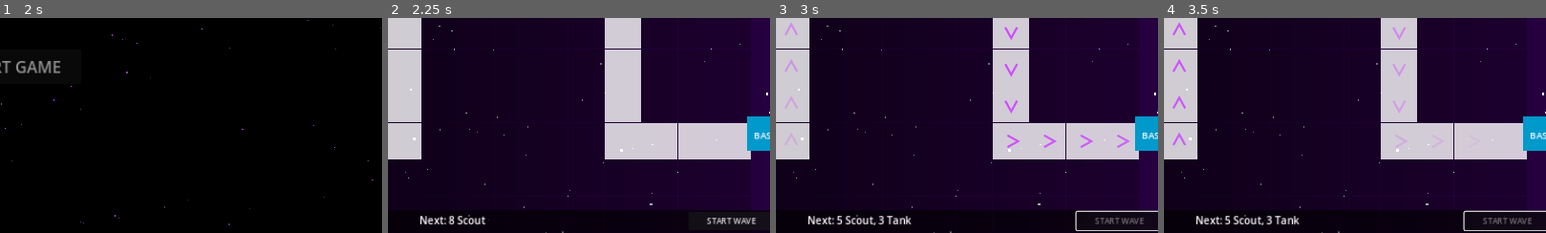
Above: before the commit, frames 1-4 (left to right).
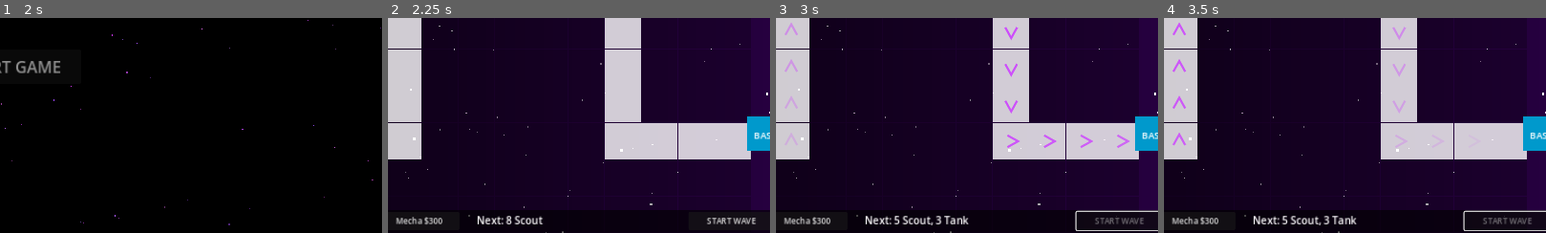
Above: after the commit, the same moments.

Repository: brew354/void_TD
Game: Godot game, scene res://Scenes/MenuScene.tscn
The game is run twice, just before and just after one commit, with the same random seed, the same clock (stepped at 60 frames per second) and the same inputs.
Inputs (mouse positions are % of the whole screen's width and height, from its top left):
- Up to frame 1 (2 s): tap Enter at 0.5 s; move the mouse to (72, 45) at 0.52 s; tap 4 at 0.6, 1.35 s; click (72, 45) at 0.67 s; tap Space at 0.77, 1.52 s; move the mouse to (30, 55) at 1.27 s; click (30, 55) at 1.42 s
- Up to frame 2 (2.25 s): click "START GAME" at 2 s
- Up to frame 3 (3 s): click "START WAVE" at 2.75 s
- Up to frame 4 (3.5 s): no input
The pictures show only the part of the screen within x 48-98%, y 50-100%; the shares and areas given below are measured in that part.

Frame 1 is identical in both runs. In frame 2, 1.0% of the frame differs, in the area x 2-41%, y 92-97%; in frame 3, 1.3%, in the area x 2-51%, y 92-97%; in frame 4, 1.3%.
Error after the commit: Invalid access of index '3' on a base object of type: 'Array'. (res://HUD/HUDNode.gd:243)

Commit message:
Add Mecha Soldier tower type
Stats: $300, 150 dmg, 220 range, 1.0s fire rate, 45 splash radius —
highest DPS of all towers with AoE, the most powerful and expensive option.

- Deep red color (1.0, 0.15, 0.0) to distinguish visually
- HUD: 4th button at x=630; next-wave label shifted to x=800 to fit
- Key 4 selects Mecha Soldier
- Fire sound: heavy noise burst + downward sweep (400→80 Hz)
- Upgrade costs: L2=$150, L3=$300
- 8 new validate tests (118 total, all passing)

Co-Authored-By: Claude Sonnet 4.6 <noreply@anthropic.com>

Diff:
--- a/Void_TD/HUD/HUDNode.gd
+++ b/Void_TD/HUD/HUDNode.gd
@@ -76,9 +76,10 @@
 
 	# Bottom: Tower buttons
 	var tower_defs = [
-		[TowerDefinition.TowerType.LASER,   "Laser $50",    Vector2(180, 713)],
-		[TowerDefinition.TowerType.CANNON,  "Cannon $100",  Vector2(330, 713)],
-		[TowerDefinition.TowerType.MISSILE, "Missile $150", Vector2(480, 713)],
+		[TowerDefinition.TowerType.LASER,         "Laser $50",    Vector2(180, 713)],
+		[TowerDefinition.TowerType.CANNON,        "Cannon $100",  Vector2(330, 713)],
+		[TowerDefinition.TowerType.MISSILE,       "Missile $150", Vector2(480, 713)],
+		[TowerDefinition.TowerType.MECHA_SOLDIER, "Mecha $300",   Vector2(630, 713)],
 	]
 	for td in tower_defs:
 		var btn = _make_button(td[1], td[2], Vector2(140, 28))
@@ -91,7 +92,7 @@
 		_tower_btns.append(btn)
 
 	# Bottom: Next wave preview
-	_next_wave_label = _make_label("", Vector2(700, 715))
+	_next_wave_label = _make_label("", Vector2(800, 715))
 	add_child(_next_wave_label)
 
 	# Bottom: Start Wave button
--- a/Void_TD/Models/TowerDefinition.gd
+++ b/Void_TD/Models/TowerDefinition.gd
@@ -1,7 +1,7 @@
 ## TowerDefinition.gd — Tower types and stats
 class_name TowerDefinition
 
-enum TowerType { LASER, CANNON, MISSILE }
+enum TowerType { LASER, CANNON, MISSILE, MECHA_SOLDIER }
 
 # Returns a dict with: cost, damage, range, fire_rate (seconds), splash_radius, projectile_speed
 static func stats(type: TowerType) -> Dictionary:
@@ -15,6 +15,9 @@
 		TowerType.MISSILE:
 			return { "cost": 150, "damage": 80, "range": 300.0, "fire_rate": 2.0,
 					 "splash_radius": 0.0, "projectile_speed": 350.0, "label": "Missile" }
+		TowerType.MECHA_SOLDIER:
+			return { "cost": 300, "damage": 150, "range": 220.0, "fire_rate": 1.0,
+					 "splash_radius": 45.0, "projectile_speed": 500.0, "label": "Mecha" }
 	return {}
 
 static func upgrade_cost(type: TowerType, to_level: int) -> int:
--- a/Void_TD/Nodes/TowerNode.gd
+++ b/Void_TD/Nodes/TowerNode.gd
@@ -48,9 +48,10 @@
 
 	# Body: colored square
 	var colors = {
-		TowerDefinition.TowerType.LASER:   Color(0.2, 0.6, 1.0),
-		TowerDefinition.TowerType.CANNON:  Color(0.9, 0.5, 0.1),
-		TowerDefinition.TowerType.MISSILE: Color(0.8, 0.2, 0.8),
+		TowerDefinition.TowerType.LASER:         Color(0.2, 0.6, 1.0),
+		TowerDefinition.TowerType.CANNON:        Color(0.9, 0.5, 0.1),
+		TowerDefinition.TowerType.MISSILE:       Color(0.8, 0.2, 0.8),
+		TowerDefinition.TowerType.MECHA_SOLDIER: Color(1.0, 0.15, 0.0),
 	}
 	_body = ColorRect.new()
 	_body.color = colors[type]
--- a/Void_TD/Scenes/GameScene.gd
+++ b/Void_TD/Scenes/GameScene.gd
@@ -224,6 +224,7 @@
 			KEY_1: _select_tower_type(TowerDefinition.TowerType.LASER)
 			KEY_2: _select_tower_type(TowerDefinition.TowerType.CANNON)
 			KEY_3: _select_tower_type(TowerDefinition.TowerType.MISSILE)
+			KEY_4: _select_tower_type(TowerDefinition.TowerType.MECHA_SOLDIER)
 			KEY_SPACE: _on_hud_start_wave()
 		return
 	if not (event is InputEventMouseButton) or not event.pressed:
@@ -423,6 +424,9 @@
 			_play_sfx(70.0, 0.15, -7.0)
 		TowerDefinition.TowerType.MISSILE:
 			_play_sweep(180.0, 700.0, 0.09, -9.0)
+		TowerDefinition.TowerType.MECHA_SOLDIER:
+			_play_noise(0.08, -3.0)
+			_play_sweep(400.0, 80.0, 0.10, -5.0)
 	_fire_sfx_cooldowns[key] = 0.15
 
 func _spawn_reward_label(pos: Vector2, amount: int) -> void:
--- a/Void_TD/validate.gd
+++ b/Void_TD/validate.gd
@@ -44,12 +44,18 @@
 
 	# --- TowerDefinition ---
 	print("\n[ TowerDefinition ]")
-	for t in [TowerDefinition.TowerType.LASER, TowerDefinition.TowerType.CANNON, TowerDefinition.TowerType.MISSILE]:
+	for t in [TowerDefinition.TowerType.LASER, TowerDefinition.TowerType.CANNON,
+			TowerDefinition.TowerType.MISSILE, TowerDefinition.TowerType.MECHA_SOLDIER]:
 		var s = TowerDefinition.stats(t)
 		_assert(s["cost"] > 0, "%s cost > 0" % s["label"])
 		_assert(s["damage"] > 0, "%s damage > 0" % s["label"])
 		_assert(s["range"] > 0, "%s range > 0" % s["label"])
 		_assert(s["fire_rate"] > 0, "%s fire_rate > 0" % s["label"])
+	var mecha = TowerDefinition.stats(TowerDefinition.TowerType.MECHA_SOLDIER)
+	_assert(mecha["cost"] == 300, "Mecha cost = 300")
+	_assert(mecha["damage"] > TowerDefinition.stats(TowerDefinition.TowerType.MISSILE)["damage"], "Mecha damage > Missile damage")
+	_assert(TowerDefinition.upgrade_cost(TowerDefinition.TowerType.MECHA_SOLDIER, 2) == 150, "Mecha L2 cost = 150")
+	_assert(TowerDefinition.upgrade_cost(TowerDefinition.TowerType.MECHA_SOLDIER, 3) == 300, "Mecha L3 cost = 300")
 
 	# --- EnemyDefinition ---
 	print("\n[ EnemyDefinition ]")
